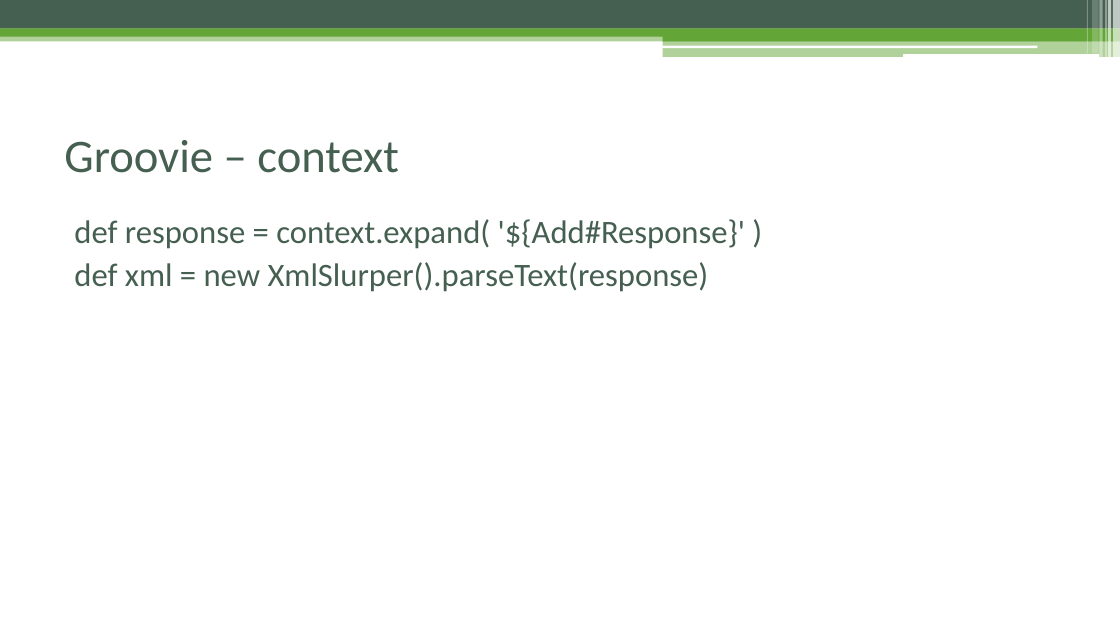
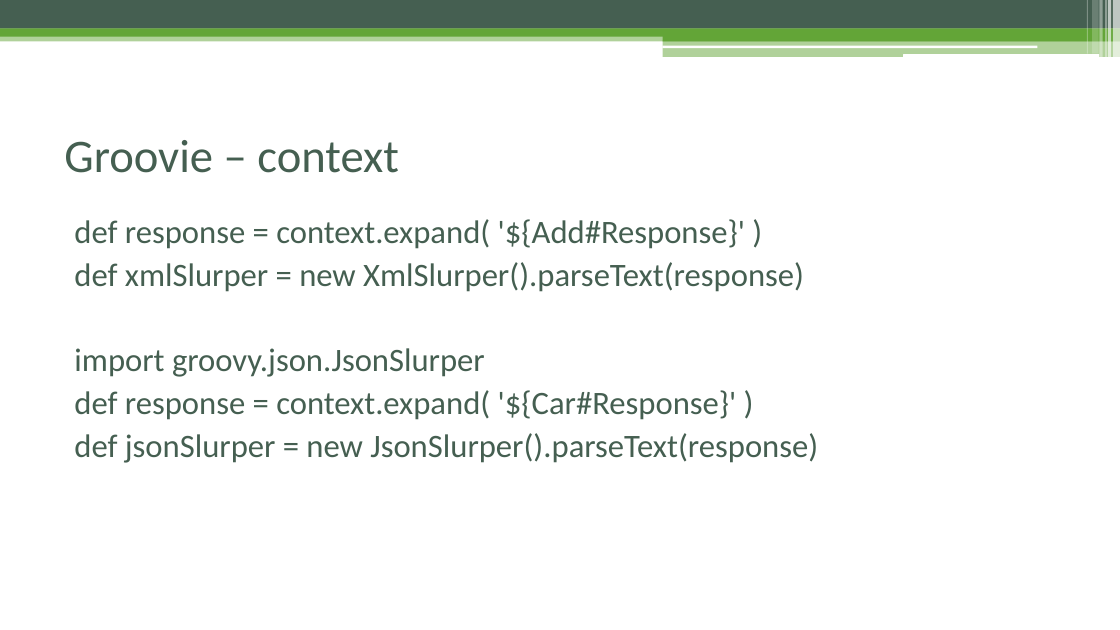
Before and after one commit to czyzyk29/SoapUI_Workshop, a slide deck: slide 48 of Warsztat_soapUI.pptx (slide 49 before the commit). Drawn at 1120x630 pixels with LibreOffice and Linux fonts; fonts in the diff are those of the drawing. Boxes give left, top, right and bottom in pixels: in the first picture for what was removed or moved away, otherwise in the second. Text is boxed around its words. In the diff, an @@ line names an element or a change of style, - is before the commit and + after.

```diff
--- a/Warsztat_soapUI.pptx
+++ b/Warsztat_soapUI.pptx
@@ text at (74, 262, 818, 463): text changed @@
-def xml = new XmlSlurper().parseText(response)
+def xmlSlurper = new XmlSlurper().parseText(response)
+import groovy.json.JsonSlurper
+def response = context.expand( '${Car#Response}' )
+def jsonSlurper = new JsonSlurper().parseText(response)
```
Also in this commit, not shown: 13 other slides changed, 1 slide removed, 3 other files.
